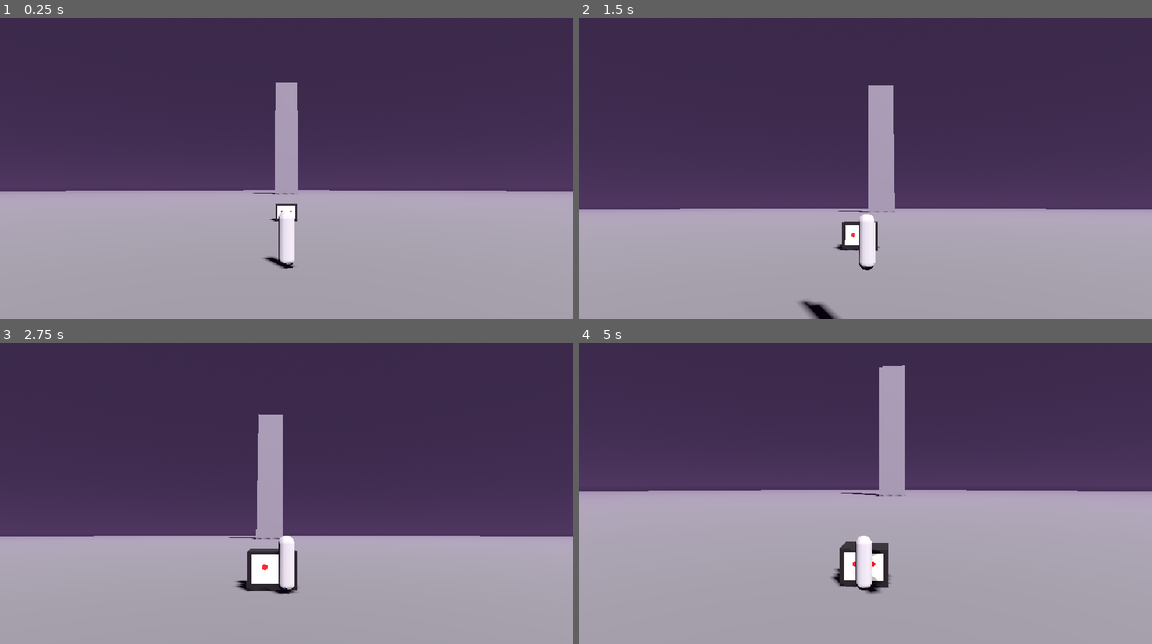
Above: before the commit, frames 1-4 (two rows, left to right).
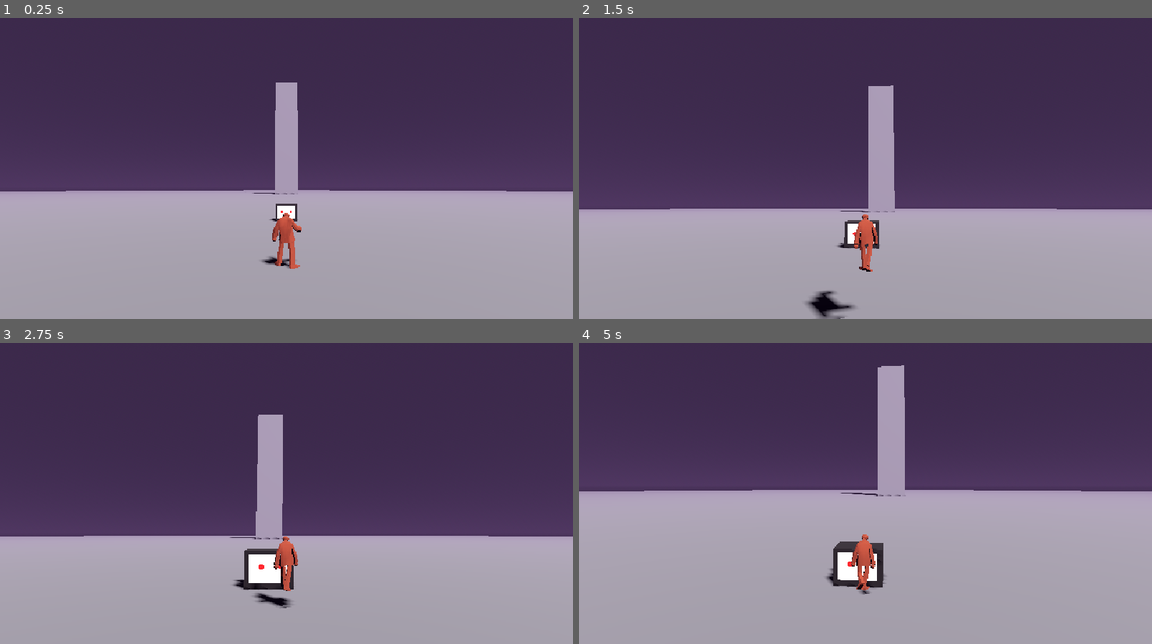
Above: after the commit, the same moments.

Repository: djmabrook/Nixon_game
Game: Godot game, scene res://main.tscn
The game is run twice, just before and just after one commit, with the same random seed, the same clock (stepped at 60 frames per second) and the same inputs.
Inputs (mouse positions are in pixels of both pictures, inside the frame that each line leads up to):
- Up to frame 1 (0.25 s): no input
- Up to frame 2 (1.5 s): tap Enter at 0.5 s; move the mouse to (894, 156) at 0.52 s; hold Shift (run) 0.53-1.28 s; hold W (move_up) from 0.53 s (still down); move the mouse to (836, 159) at 1.27 s; tap Q (focus) at 1.35 s
- Up to frame 3 (2.75 s): keep holding W (move_up); tap Shift (run) at 1.55, 2.3 s; move the mouse to (297, 478) at 2.02 s; hold E (interact) from 2.03 s (still down)
- Up to frame 4 (5 s): keep holding W (move_up); move the mouse to (859, 487) at 2.77 s; release E (interact) at 2.78 s; tap K (look_down) at 2.85 s; tap Shift (run) at 3.05, 4.55 s; move the mouse to (905, 487) at 3.52 s; hold Shift (run) 3.53-4.28 s; tap J (look_left) at 3.6 s; move the mouse to (819, 478) at 4.27 s; tap L (look_right) at 4.35 s

The runs differ from the first frame. In frame 1, 0.6% of the frame differs, in the area x 45-53%, y 64-84%; in frame 2, 1.2%; in frame 3, 1.1%; in frame 4, 1.3%, in the area x 11-88%, y 7-84%.

Commit message:
Use the approved little man model and clips
- player/model/: rigged little man (1.7 m, rust, faces +Z) with idle, walk,
  run, carry_idle, carry_walk, climb and caught clips from the art thread.
- LittleManModel merges the clip GLBs into one AnimationPlayer, plus
  set_tint() for regions that recolour him and shadow casting control.
- Player picks idle/walk/run (carry variants while carrying), scales
  playback to ground speed, and the late shadow replays the same clips.
  animation_locked lets rooms and the boss drive clips (caught).
- props/carry/ember.tscn: the brand with a small glow, used automatically.
- Walk 3.5 m/s, run 9 m/s to suit the model's gait.

Co-Authored-By: Claude Opus 5.5 <noreply@anthropic.com>
Claude-Session: https://claude.ai/code/session_012kYhaMgBxf9kJt3oNN2Ay8

Diff:
--- /dev/null
+++ b/player/little_man_model.gd
@@ -0,0 +1,88 @@
+class_name LittleManModel
+extends Node3D
+## The little man's rigged model and its clips. The Player drives it; rooms can
+## recolour it with set_tint(). The clips are separate GLBs on the same rig and are
+## merged into one AnimationPlayer at load time.
+
+const RIG := preload("res://player/model/littleman_rigged.glb")
+## Clip name -> [file, loops]
+const CLIPS := {
+	&"idle": ["res://player/model/littleman_idle.glb", true],
+	&"walk": ["res://player/model/littleman_walk.glb", true],
+	&"run": ["res://player/model/littleman_run.glb", true],
+	&"carry_idle": ["res://player/model/littleman_carry_idle.glb", true],
+	&"carry_walk": ["res://player/model/littleman_carry_walk.glb", true],
+	&"climb": ["res://player/model/littleman_climb.glb", true],
+	&"caught": ["res://player/model/littleman_caught.glb", false],
+}
+## His default colour (art direction: rust #a8452a).
+const RUST := Color("a8452a")
+
+## Cross-fade time between clips.
+@export var blend_time := 0.2
+
+var anim: AnimationPlayer
+var current: StringName = &""
+var _meshes: Array[MeshInstance3D] = []
+var _tint_mat: StandardMaterial3D
+
+static var _library: AnimationLibrary
+
+
+func _ready() -> void:
+	var rig := RIG.instantiate()
+	add_child(rig)
+	# The model faces +Z; the game's forward is -Z.
+	rig.rotation.y = PI
+	anim = rig.find_child("AnimationPlayer", true, false)
+	for m in rig.find_children("*", "MeshInstance3D", true, false):
+		_meshes.append(m)
+	if _library == null:
+		_library = _build_library()
+	anim.add_animation_library(&"lm", _library)
+	play(&"idle", 0.0)
+
+
+## Play a clip by name (idle, walk, run, carry_idle, carry_walk, climb, caught).
+func play(clip: StringName, blend := -1.0, speed := 1.0) -> void:
+	if clip == current:
+		anim.speed_scale = speed
+		return
+	if not _library.has_animation(clip):
+		push_warning("LittleManModel: no clip '%s'" % clip)
+		return
+	current = clip
+	anim.play(&"lm/" + String(clip), blend_time if blend < 0.0 else blend)
+	anim.speed_scale = speed
+
+
+## Recolour the whole figure (a region may draw him near-black). Pass RUST to restore.
+func set_tint(color: Color) -> void:
+	if _tint_mat == null:
+		_tint_mat = StandardMaterial3D.new()
+		_tint_mat.roughness = 1.0
+	_tint_mat.albedo_color = color
+	for m in _meshes:
+		m.material_override = null if color == RUST else _tint_mat
+
+
+## Shadow casting for every mesh in the model (Player uses SHADOWS_ONLY for the late shadow).
+func set_cast_shadow(mode: GeometryInstance3D.ShadowCastingSetting) -> void:
+	for m in _meshes:
+		m.cast_shadow = mode
+
+
+static func _build_library() -> AnimationLibrary:
+	var lib := AnimationLibrary.new()
+	for clip in CLIPS:
+		var file: String = CLIPS[clip][0]
+		if not ResourceLoader.exists(file):
+			continue
+		var scene := (load(file) as PackedScene).instantiate()
+		var ap := scene.find_child("AnimationPlayer", true, false) as AnimationPlayer
+		if ap and ap.get_animation_list().size() > 0:
+			var a := ap.get_animation(ap.get_animation_list()[0]).duplicate() as Animation
+			a.loop_mode = Animation.LOOP_LINEAR if CLIPS[clip][1] else Animation.LOOP_NONE
+			lib.add_animation(clip, a)
+		scene.free()
+	return lib
--- a/player/player.gd
+++ b/player/player.gd
@@ -7,9 +7,9 @@
 ## Fired when the player starts or stops walking (handy for sprite animation).
 signal walking_changed(is_walking: bool)
 
-@export var move_speed := 5.0
+@export var move_speed := 3.5
 ## Speed while holding `run`. Rooms are hundreds of meters across.
-@export var run_speed := 10.0
+@export var run_speed := 9.0
 @export var acceleration := 30.0
 @export var friction := 40.0
 @export var gravity := 20.0
@@ -19,6 +19,15 @@
 @export var controls_enabled := true
 ## Multiplier on the input vector. A room can set it to Vector2(-1, -1) to invert controls.
 @export var input_scale := Vector2.ONE
+
+@export_group("Animation")
+## Ground speed (m/s) at which the walk clip plays at 1x. Tune to stop foot sliding.
+@export var walk_anim_speed := 1.75
+## Ground speed (m/s) at which the run clip plays at 1x.
+@export var run_anim_speed := 4.5
+## Set true to drive model.play() yourself (cutscenes, climbing, being caught).
+@export var animation_locked := false
+@export_group("")
 
 ## Seconds the shadow trails the body. Follows Game.shadow_lag() unless a room overrides it.
 @export var shadow_lag := 0.5
@@ -30,6 +39,9 @@
 var is_walking := false
 
 @onready var visual: Node3D = $Visual
+## The rigged little man. model.play(&"caught"), model.set_tint(color), etc.
+@onready var model: LittleManModel = $Visual/Model
+@onready var _shadow_model: LittleManModel = $ShadowCaster/Model
 ## Where a carried ink's object hangs. Its child is replaced when Game.carried changes.
 @onready var carry_slot: Node3D = $Visual/CarrySlot
 ## A shadows-only copy of the body that replays where the body was `shadow_lag` seconds ago.
@@ -41,6 +53,8 @@
 func _ready() -> void:
 	add_to_group(&"player")
 	shadow_caster.top_level = true
+	model.set_cast_shadow(GeometryInstance3D.SHADOW_CASTING_SETTING_OFF)
+	_shadow_model.set_cast_shadow(GeometryInstance3D.SHADOW_CASTING_SETTING_SHADOWS_ONLY)
 	if shadow_lag_from_story:
 		shadow_lag = Game.shadow_lag()
 	Game.carried_changed.connect(_refresh_carry)
@@ -77,9 +91,21 @@
 		var target_yaw := atan2(-dir.x, -dir.z)
 		visual.rotation.y = lerp_angle(visual.rotation.y, target_yaw, clampf(turn_speed * delta, 0.0, 1.0))
 	var walking := horizontal.length() > 0.1
+	if not animation_locked:
+		_animate(horizontal.length())
 	if walking != is_walking:
 		is_walking = walking
 		walking_changed.emit(walking)
+
+
+func _animate(ground_speed: float) -> void:
+	var carrying := Game.carried != &""
+	if ground_speed < 0.1:
+		model.play(&"carry_idle" if carrying else &"idle")
+	elif ground_speed > (move_speed + run_speed) * 0.5 and not carrying:
+		model.play(&"run", -1.0, clampf(ground_speed / run_anim_speed, 0.5, 3.0))
+	else:
+		model.play(&"carry_walk" if carrying else &"walk", -1.0, clampf(ground_speed / walk_anim_speed, 0.5, 3.0))
 
 
 ## What the little man is holding (&"" = nothing). Same as Game.carried.
@@ -115,13 +141,15 @@
 
 func _update_shadow() -> void:
 	var now := Time.get_ticks_msec() / 1000.0
-	_history.append([now, global_transform, visual.rotation.y])
+	_history.append([now, global_transform, visual.rotation.y, model.current, model.anim.speed_scale])
 	var cutoff := now - shadow_lag
 	while _history.size() > 1 and _history[1][0] <= cutoff:
 		_history.pop_front()
 	var past: Array = _history[0]
 	var xf: Transform3D = past[1]
 	shadow_caster.global_transform = xf.rotated_local(Vector3.UP, past[2])
+	if past[3] != &"":
+		_shadow_model.play(past[3], -1.0, past[4])
 
 
 ## Turn instantly to face a world direction (flattened onto the ground).
--- a/player/player.tscn
+++ b/player/player.tscn
@@ -1,17 +1,9 @@
-[gd_scene load_steps=5 format=3]
+[gd_scene load_steps=4 format=3]
 
 [ext_resource type="Script" path="res://player/player.gd" id="1"]
+[ext_resource type="Script" path="res://player/little_man_model.gd" id="2"]
 
 [sub_resource type="CapsuleShape3D" id="shape"]
-radius = 0.25
-height = 1.7
-
-[sub_resource type="StandardMaterial3D" id="mat"]
-albedo_color = Color(0.95, 0.95, 0.9, 1)
-roughness = 1.0
-
-[sub_resource type="CapsuleMesh" id="mesh"]
-material = SubResource("mat")
 radius = 0.25
 height = 1.7
 
@@ -26,22 +18,13 @@
 
 [node name="Visual" type="Node3D" parent="."]
 
-[node name="Body" type="MeshInstance3D" parent="Visual"]
-cast_shadow = 0
-transform = Transform3D(1, 0, 0, 0, 1, 0, 0, 0, 1, 0, 0.85, 0)
-mesh = SubResource("mesh")
-
-[node name="Nose" type="MeshInstance3D" parent="Visual"]
-cast_shadow = 0
-transform = Transform3D(0.15, 0, 0, 0, 0.15, 0, 0, 0, 0.15, 0, 1.4, -0.25)
-mesh = SubResource("mesh")
+[node name="Model" type="Node3D" parent="Visual"]
+script = ExtResource("2")
 
 [node name="CarrySlot" type="Node3D" parent="Visual"]
-transform = Transform3D(1, 0, 0, 0, 1, 0, 0, 0, 1, 0.32, 0.85, -0.1)
+transform = Transform3D(1, 0, 0, 0, 1, 0, 0, 0, 1, 0, 1.1, -0.35)
 
 [node name="ShadowCaster" type="Node3D" parent="."]
 
-[node name="Body" type="MeshInstance3D" parent="ShadowCaster"]
-transform = Transform3D(1, 0, 0, 0, 1, 0, 0, 0, 1, 0, 0.85, 0)
-cast_shadow = 3
-mesh = SubResource("mesh")
+[node name="Model" type="Node3D" parent="ShadowCaster"]
+script = ExtResource("2")
--- /dev/null
+++ b/props/carry/ember.tscn
@@ -0,0 +1,14 @@
+[gd_scene load_steps=2 format=3]
+
+[ext_resource type="PackedScene" path="res://props/carry/ember_brand.glb" id="1"]
+
+[node name="Ember" type="Node3D"]
+
+[node name="Brand" parent="." instance=ExtResource("1")]
+transform = Transform3D(1, 0, 0, 0, 1, 0, 0, 0, 1, 0, -0.16, 0)
+
+[node name="Glow" type="OmniLight3D" parent="."]
+transform = Transform3D(1, 0, 0, 0, 1, 0, 0, 0, 1, 0, 0.5, 0)
+light_color = Color(1, 0.45, 0.15, 1)
+light_energy = 1.0
+omni_range = 8.0
Not shown, added: player/little_man_model.gd.uid
Binary file added: player/model/littleman_carry_idle.glb
Not shown, added: player/model/littleman_carry_idle.glb.import
Binary file added: player/model/littleman_carry_idle_Image_0.png
Not shown, added: player/model/littleman_carry_idle_Image_0.png.import
Binary file added: player/model/littleman_carry_walk.glb
Not shown, added: player/model/littleman_carry_walk.glb.import
Binary file added: player/model/littleman_carry_walk_Image_0.png
Not shown, added: player/model/littleman_carry_walk_Image_0.png.import
Binary file added: player/model/littleman_caught.glb
Not shown, added: player/model/littleman_caught.glb.import
Binary file added: player/model/littleman_caught_Image_0.png
(and 24 more such lines)
